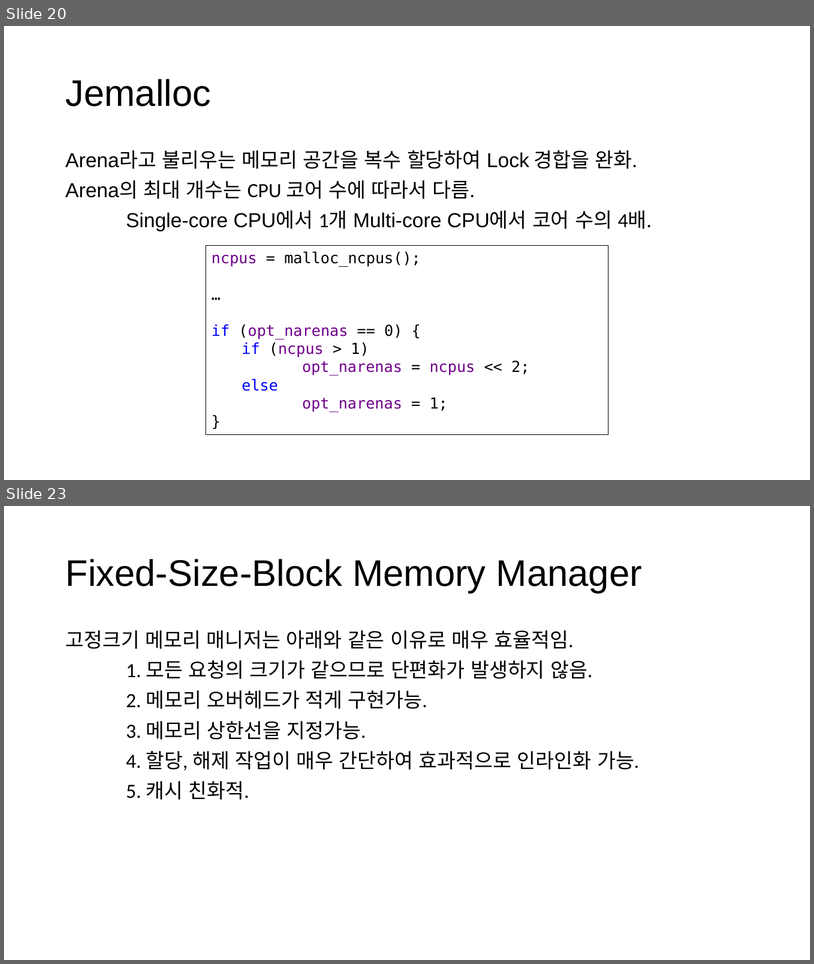
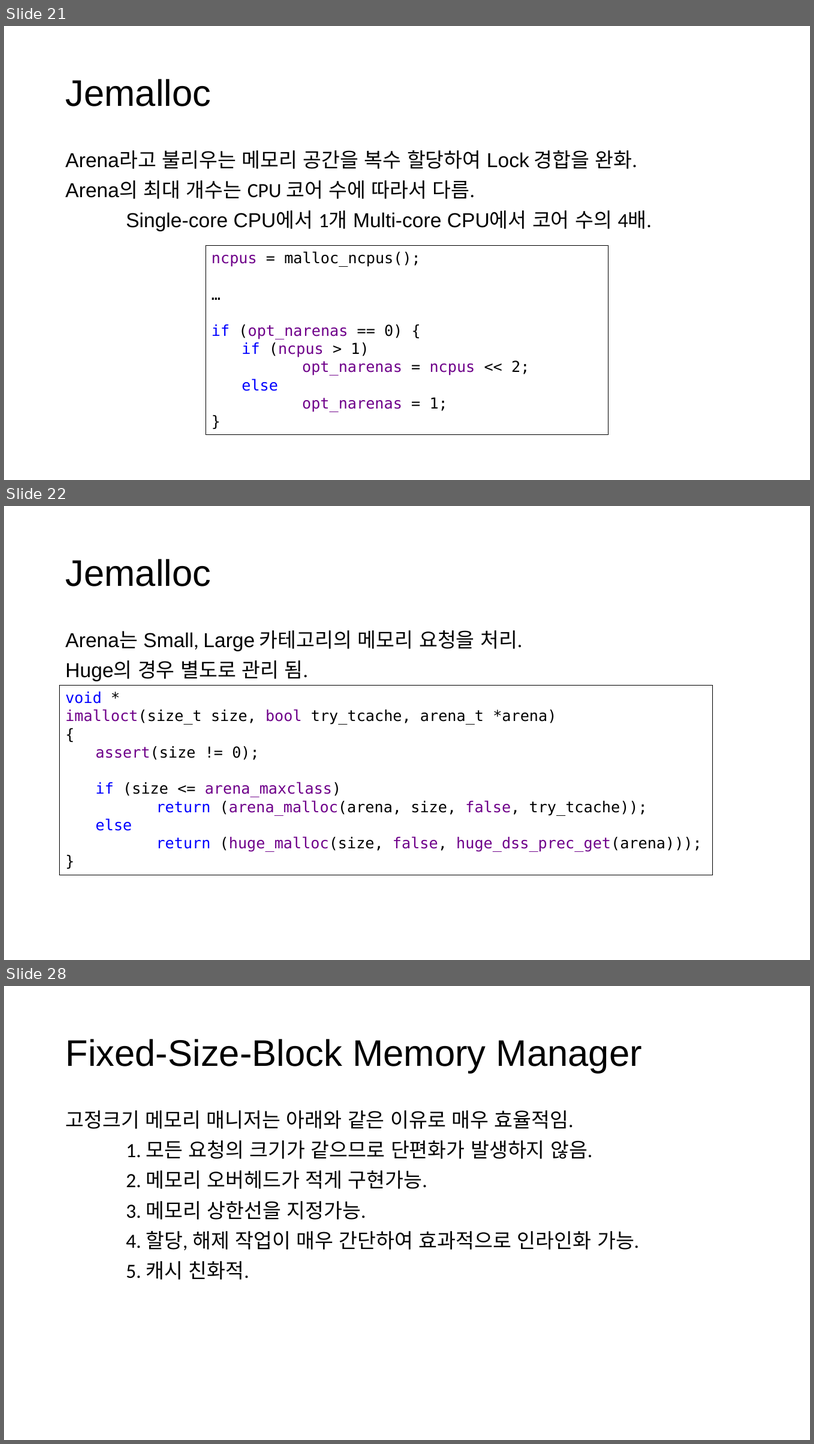
Before and after one commit to CppKorea/OptimizedCppStudy, a slide deck: 13th Study/Optimized C++ Study - Chapter 13, Optimize Memory Management.pptx. Shown one above the other, each under a label of ours: slides 20 and 23 before the commit, slides 21, 22 and 28 after it; the slides between them are not shown. The pictures are 814x964 and 814x1444 pixels, drawn with LibreOffice and Linux fonts; fonts in the diff are those of the drawing. Boxes give left, top, right and bottom in pixels: in the first picture for what was removed or moved away, otherwise in the second. Text is boxed around its words. In the diff, an @@ line names an element or a change of style, - is before the commit and + after.

```diff
--- a/13th Study/Optimized C++ Study - Chapter 13, Optimize Memory Management.pptx
+++ b/13th Study/Optimized C++ Study - Chapter 13, Optimize Memory Management.pptx
@@ slide 22 added at <box>4,506,810,960</box>, background #FFFFFF @@
@@ title added at <box>65,559,211,586</box>, 44 pt, text #000000 @@
+Jemalloc
@@ text added at <box>65,630,522,681</box>, 24 pt, text #000000 @@
+Arena는 Small, Large 카테고리의 메모리 요청을 처리.
+Huge의 경우 별도로 관리 됨.
@@ rectangle added at <box>60,685,713,874</box>, outline #000000 0.75 pt, 18 pt, text #000000 @@
+void *
+imalloct(size_t size, bool try_tcache, arena_t *arena)
+{
+  assert(size != 0);
+  if (size <= arena_maxclass)
+  return (arena_malloc(arena, size, false, try_tcache));
+  else
+  return (huge_malloc(size, false, huge_dss_prec_get(arena)));
+}
@@ what was slide 20 is now slide 21 @@
@@ what was slide 23 is now slide 28 @@
```
Also in this commit, not shown: 5 slides changed, 4 other slides added.
